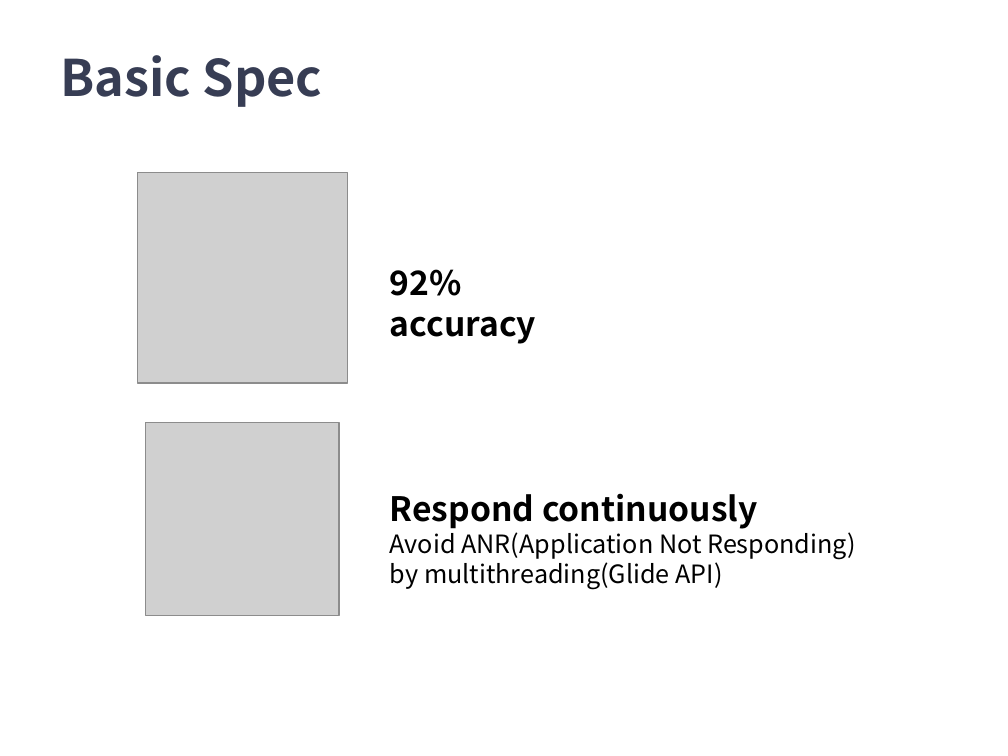
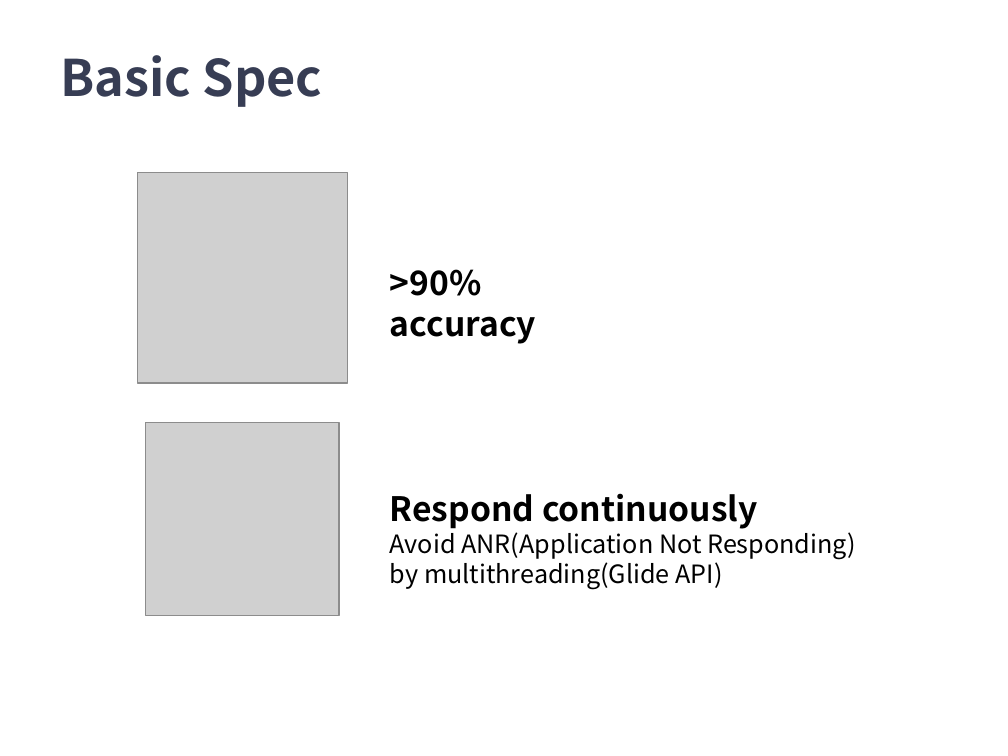
Before and after one commit to Jamjomjara/snu-artoon, a slide deck: slide 14 of artoon-spec.pptx (slide 12 before the commit). Drawn at 1008x756 pixels with LibreOffice and Linux fonts; fonts in the diff are those of the drawing; grey boxes stand for pictures. Boxes give left, top, right and bottom in pixels: in the first picture for what was removed or moved away, otherwise in the second. Text is boxed around its words. In the diff, an @@ line names an element or a change of style, - is before the commit and + after.

```diff
--- a/artoon-spec.pptx
+++ b/artoon-spec.pptx
@@ text at bbox=[390, 269, 536, 344]: text changed @@
-92% accuracy
+>90% accuracy
```
Also in this commit, not shown: 3 other slides changed, 6 slides added, 4 slides removed.
